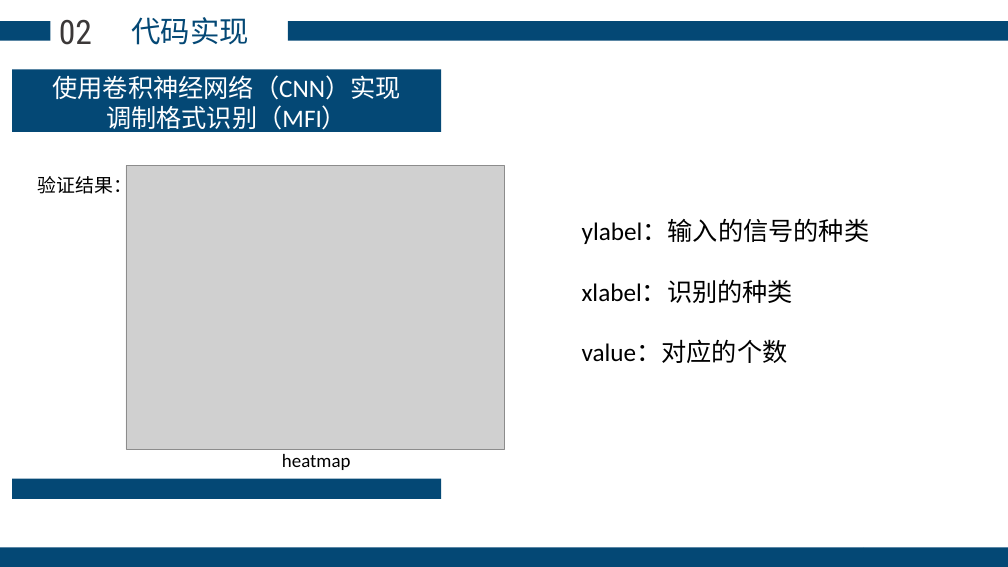
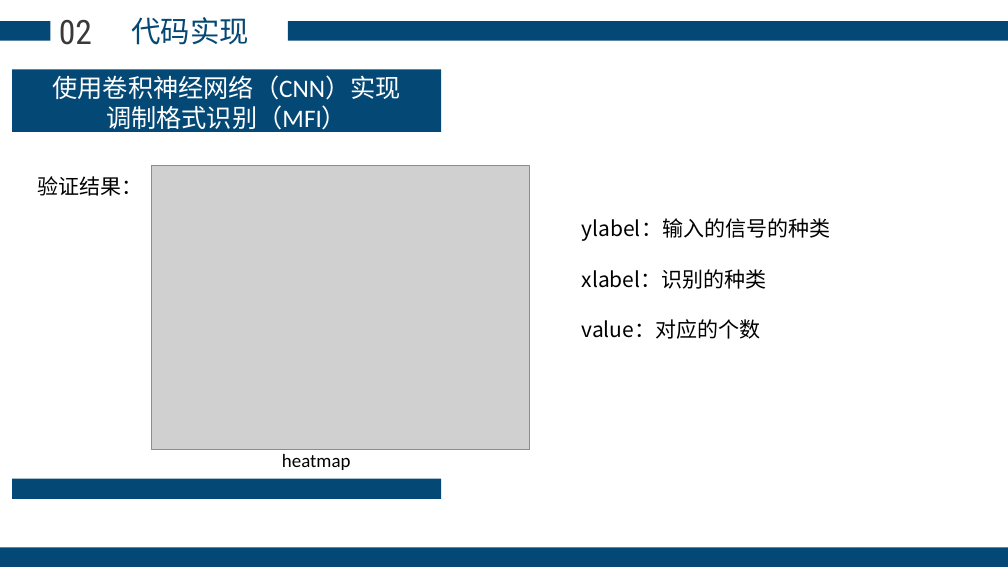
Before and after one commit to Eric-Ma-7/Modulation-Format-Classification, a slide deck: slide 11 of 展示.pptx. Drawn at 1008x567 pixels with LibreOffice and Linux fonts; fonts in the diff are those of the drawing; grey boxes stand for pictures; background and template pictures are left out. Boxes give left, top, right and bottom in pixels: in the first picture for what was removed or moved away, otherwise in the second. Text is boxed around its words. In the diff, an @@ line names an element or a change of style, - is before the commit and + after.

```diff
--- a/展示.pptx
+++ b/展示.pptx
@@ text "验证结果：" at [38,176,143,196]: size 18 to 20 pt, font Calibri to Noto Sans CJK SC @@
@@ picture: place and size @@
-picture at [126,166,504,449]
+picture at [152,166,530,449]
@@ text "ylabel：输入的信号的种类" at [582,218,831,339]: size 24 to 20 pt, font Calibri to Noto Sans CJK SC @@
```
Also in this commit, not shown: 15 other slides changed.
